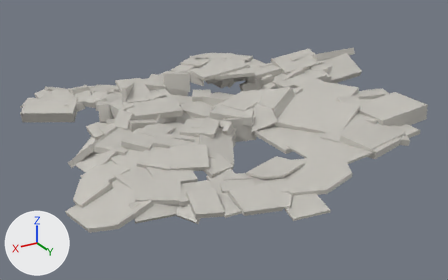
An edit to the FBX model Assets/Meshes/Perf Clusters/Grot_Ceiling.fbx, drawn before and after from the same camera.
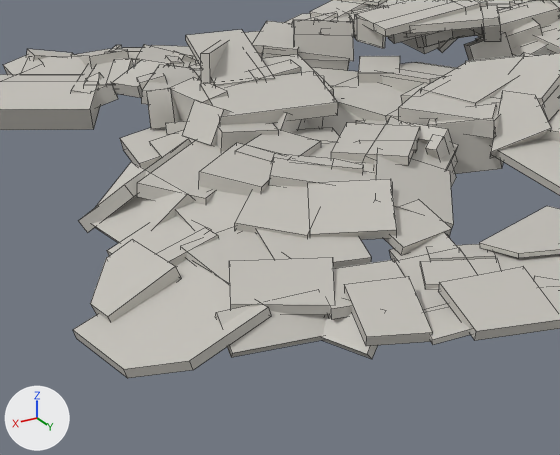
Each version appears first whole from a 50 mm camera at (46.4, 134.3, 62.9) aimed at (-29.7, 7.3, -0.6), and next in a close-up on the part from 7% to 63% of the width and 23% to 95% of the height. Lighting does not change. The marker at lower left points along +X, +Y and +Z. The close-ups show mesh edges as thin lines. Where no turn or scale is listed for an object, it has been applied to the vertices.

The first close-up shows 'CeilingAltEntrance', 'CeilingButterfly', 'CeilingCauldron', 'CeilingEntrance'.
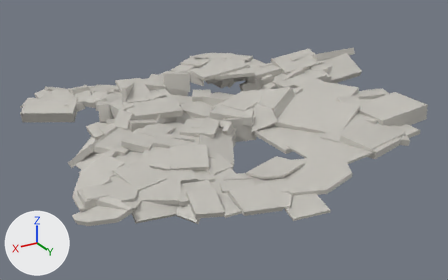
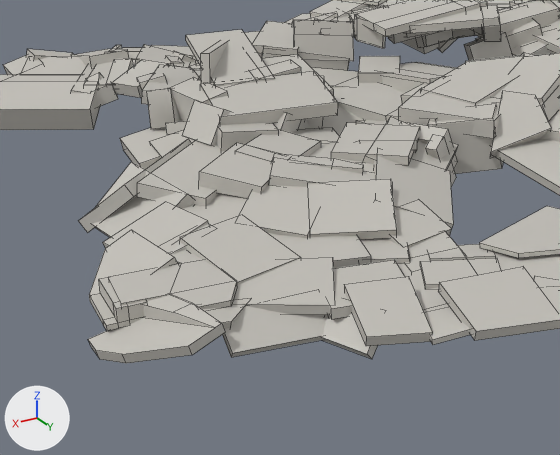
Where the change shows, as pixel boxes (x1, y1, x2, y2) in the close-ups (560 x 455 px; the box of a moved part takes in the faces that stretch with it):
'CeilingCauldron', reshaped
    before: (73, 30, 560, 378)
    after: (79, 30, 560, 363)
part 1 of me_scene_033, moved or reshaped
    before: (255, 229, 372, 268)
    after: (268, 233, 371, 268)
part 2 of me_scene_033, moved or reshaped
    before: (90, 239, 181, 322)
    after: (89, 230, 178, 295)
part 3 of me_scene_033, moved or reshaped
    before: (180, 227, 273, 283)
    after: (179, 216, 301, 285)
part 4 of me_scene_033, moved or reshaped
    before: (157, 228, 219, 266)
    after: (159, 224, 218, 255)
part 5 of me_scene_033, rebuilt
    before: (175, 191, 249, 233)
    after: (182, 193, 248, 226)
part 6 of me_scene_033, rebuilt
    before: (107, 216, 212, 256)
    after: (103, 204, 209, 248)
part 7 of me_scene_033, added
    after: (89, 278, 147, 331)
part 8 of me_scene_033, added
    after: (108, 249, 237, 309)
part 9 of me_scene_033, added
    after: (88, 295, 225, 363)
part 10 of me_scene_033, moved or reshaped
    before: (73, 259, 271, 378)
    after: (202, 299, 247, 329)
part 11 of me_scene_033, built on
    before: (389, 233, 458, 261)
    after: (361, 232, 463, 272)

The change, as a list of edits to the scene's bpy script:
```text
Change me_scene_033:
    used by ob_ceilingcauldron; location = (0.0, 0.0, 0.0)
    remove me_scene_033.from_pydata(...)  # 566 vertices, 429 faces; spans x -39.5..18.3, y -13.7..57.4, z -0.1..13.2
    add me_scene_033.from_pydata(...)  # 644 vertices, 495 faces; spans x -39.5..18.3, y -13.7..57.4, z -0.1..13.2
    me_scene_033 part 1: the loose piece of 8 vertices spanning x -9.0..0.4, y 24.5..33.3, z 4.0..6.6 is multiplied about its middle by the matrix ((0.999, 0.027, -0.021), (-0.029, 0.994, -0.109), (0.018, 0.109, 0.994)), then moved by (0.2, 0.4, 0.0)
    me_scene_033 part 2: the loose piece of 10 vertices spanning x 8.3..16.2, y 20.1..28.8, z 2.0..6.0 is moved by (0.0, 0.0, 0.9)
    me_scene_033 part 3: the loose piece of 8 vertices spanning x -1.4..7.0, y 22.9..33.2, z 4.3..6.2 is moved by (0.0, 0.0, 0.9)
    me_scene_033 part 4: the loose piece of 8 vertices spanning x 3.2..10.4, y 22.4..25.8, z 4.4..6.5 is moved by (0.0, 0.0, 0.6)
    me_scene_033 part 5: the loose piece of 8 vertices spanning x -3.3..4.8, y 16.2..24.3, z 3.9..8.1 is rebuilt with 12 vertices and now spans x -3.6..5.4, y 14.6..24.3, z 4.9..7.2
    me_scene_033 part 6: the loose piece of 8 vertices spanning x 3.0..11.7, y 15.7..24.5, z 2.3..6.4 is rebuilt with 8 vertices and now spans x 3.4..12.0, y 15.6..24.4, z 3.6..7.4
    me_scene_033 part 7: a new loose piece of 30 vertices spanning x 13.2..16.9, y 26.4..32.5, z 4.1..6.0, in mat_mm_terrain_003 (light grey #c4c1ba)
    me_scene_033 part 8: a new loose piece of 20 vertices spanning x 5.4..15.3, y 24.7..36.2, z 5.6..6.2, in mat_mm_terrain_003 (light grey #c4c1ba)
    me_scene_033 part 9: a new loose piece of 18 vertices spanning x 8.8..18.3, y 31.4..39.0, z 2.3..6.3, in mat_mm_terrain_003 (light grey #c4c1ba)
    me_scene_033 part 10
    10 vertices are removed from x 4.2..18.3, y 24.9..39.0, z 1.1..5.4
    7 faces are deleted
    8 vertices are added at x 5.0..10.1, y 34.8..37.6, z 3.9..6.1
    6 new faces join them
    me_scene_033 part 11
    7 vertices are removed from x -16.6..-10.0, y 31.1..38.0, z 3.1..5.0
    6 faces are deleted
    15 vertices are added at x -16.6..-6.6, y 29.3..38.0, z 3.6..5.1
    12 new faces join them
```
